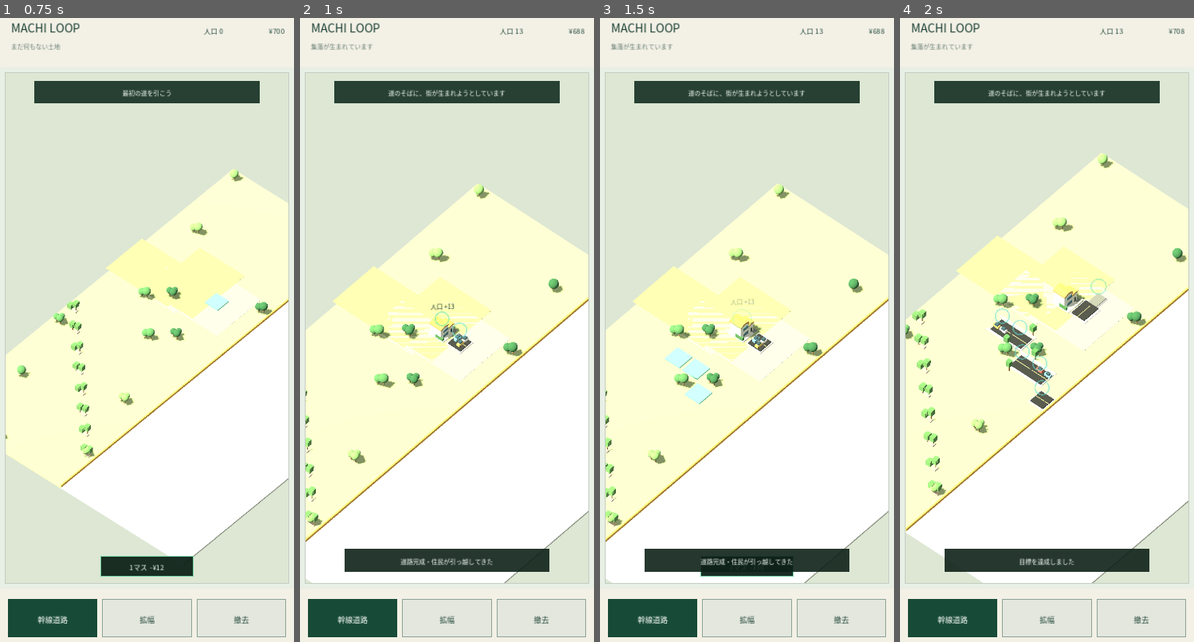
Above: before the commit, frames 1-4 (left to right).
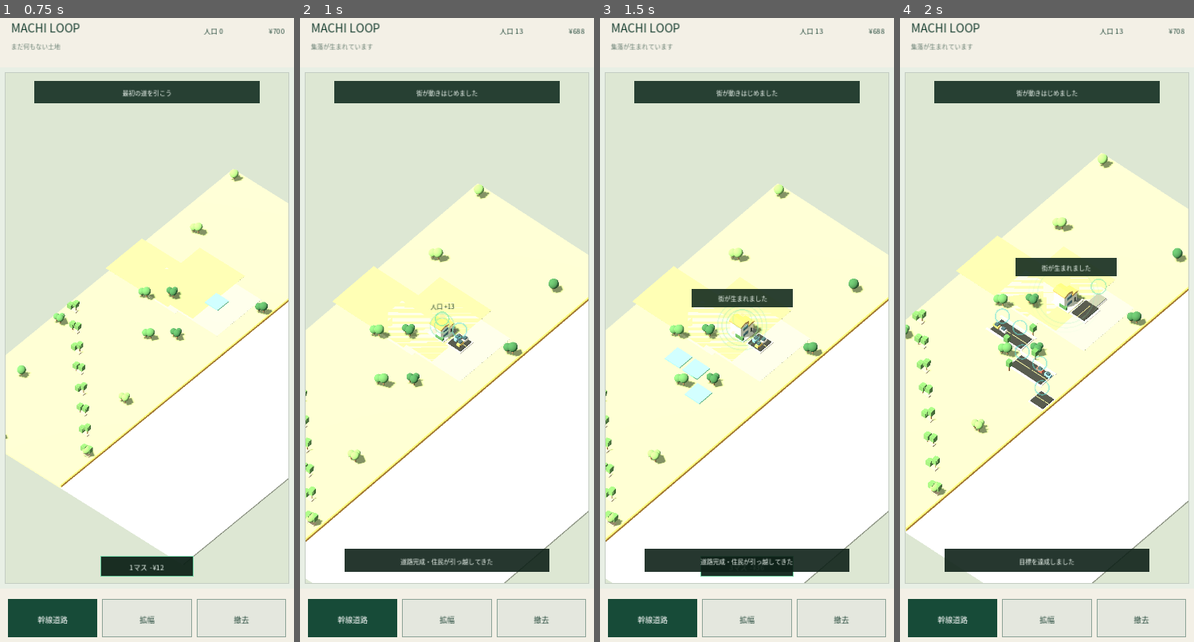
Above: after the commit, the same moments.

Repository: 48wr9f4wgp-lab/machi-loop
Game: Godot game, scene res://main.tscn
Same seed, same stepped clock (60 frames per second), same inputs: the game is played once before the commit and once after it.
Inputs (mouse positions are in pixels of both pictures, inside the frame that each line leads up to):
- Up to frame 1 (0.75 s): tap Enter at 0.5 s; move the mouse to (211, 298) at 0.52 s; click (211, 298) at 0.67 s
- Up to frame 2 (1 s): no input
- Up to frame 3 (1.5 s): drag from (688, 367) to (732, 461) at 1.27 s
- Up to frame 4 (2 s): no input

Frame 1 is identical in both runs. In frame 2, 0.3% of the frame differs, in the area x 30-70%, y 11-52%; in frame 3, 1.4%, in the area x 30-70%, y 11-53%; in frame 4, 1.3%.

Commit message:
enable v0.27 growth delight

Diff:
--- a/main.gd
+++ b/main.gd
@@ -1 +1 @@
-extends "res://main_v26_urban_hierarchy.gd"
+extends "res://main_v27_growth_delight.gd"
